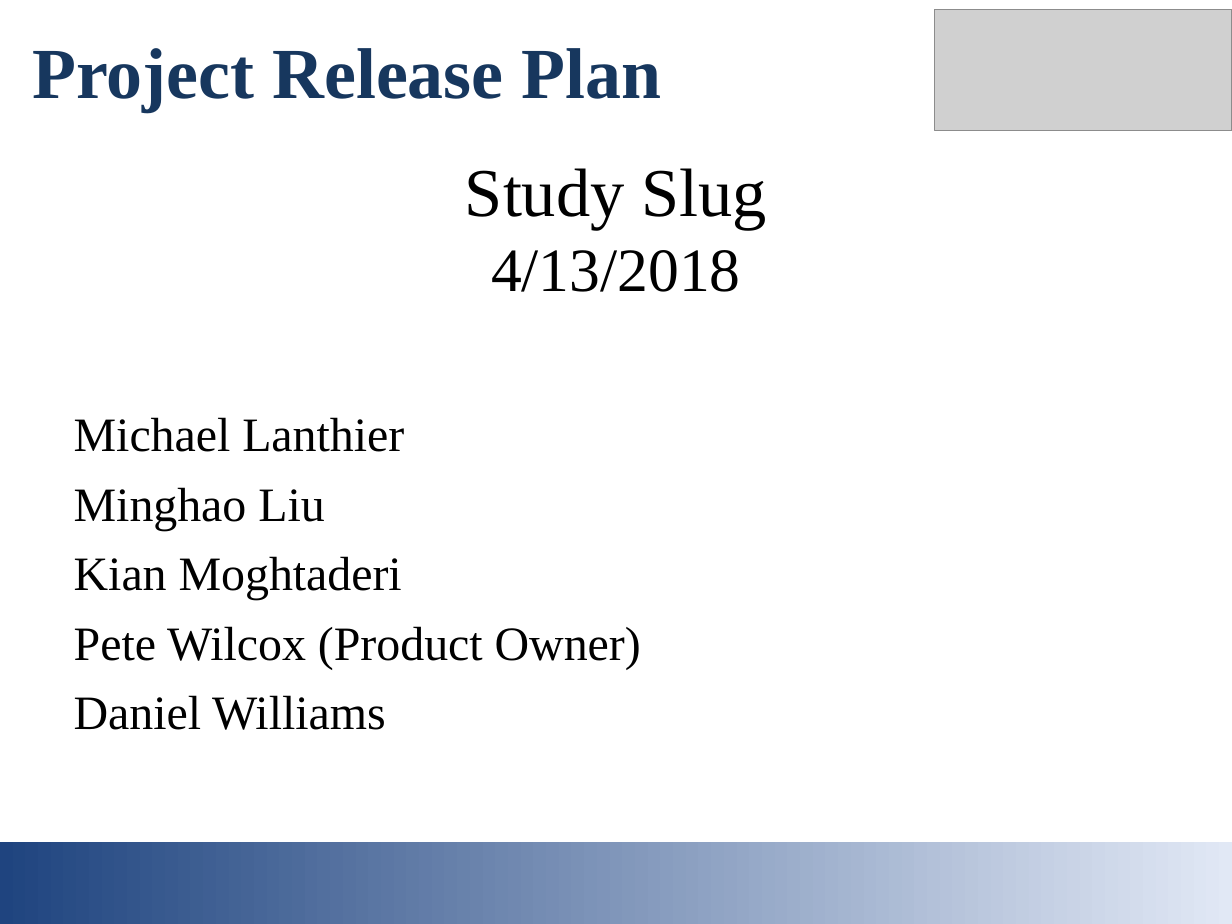
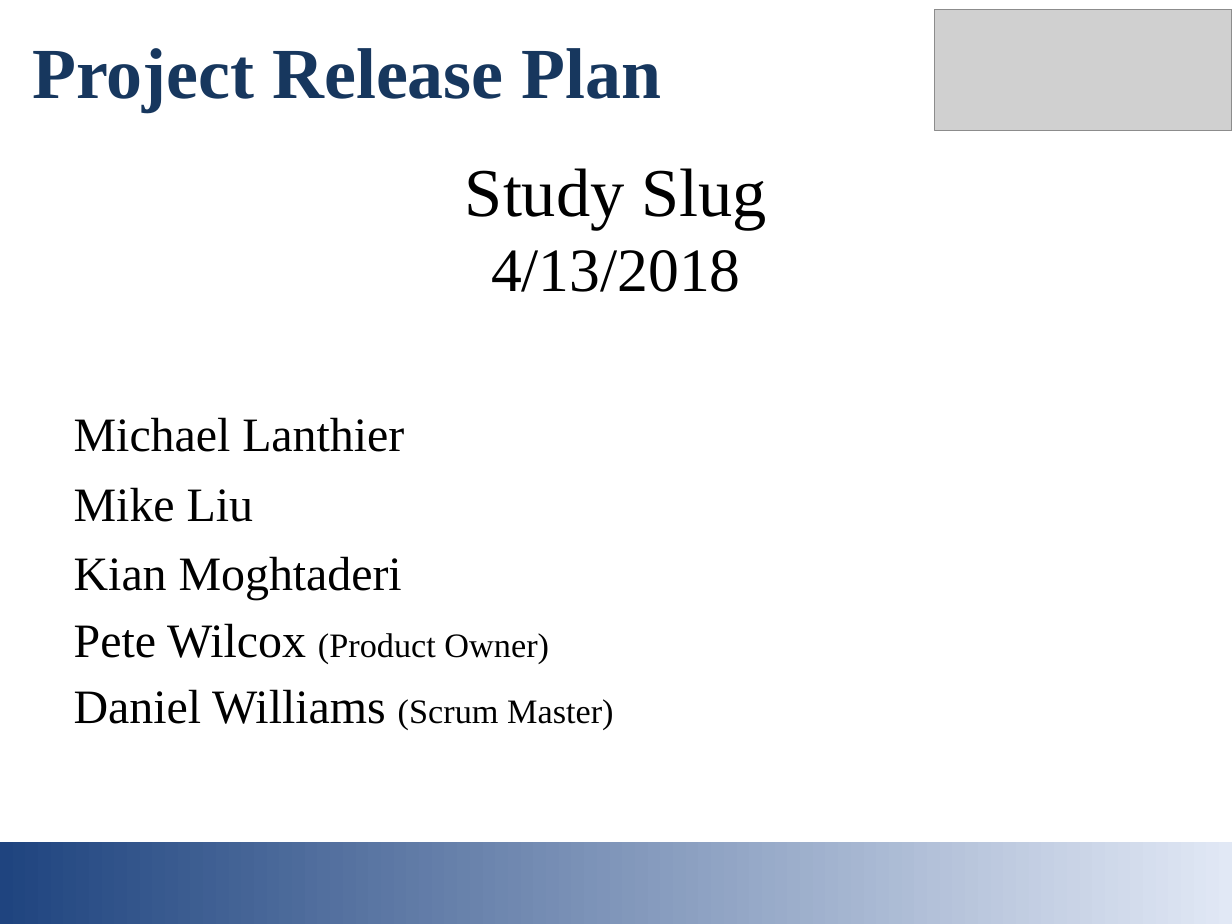
Before and after one commit to mmaall/StudySlug, a slide deck: slide 1 of documentation/studyslug_intro_slides.ppt. Drawn at 1232x924 pixels with LibreOffice and Linux fonts; fonts in the diff are those of the drawing; grey boxes stand for pictures. Boxes give left, top, right and bottom in pixels: in the first picture for what was removed or moved away, otherwise in the second. Text is boxed around its words. In the diff, an @@ line names an element or a change of style, - is before the commit and + after.

```diff
--- a/documentation/studyslug_intro_slides.ppt
+++ b/documentation/studyslug_intro_slides.ppt
@@ text at (74, 487, 253, 522): text changed @@
-Minghao Liu
+Mike Liu
@@ text at (74, 623, 549, 664): size 28 to 20 pt in "(Product Owner)"; less space between paragraphs @@
@@ text at (74, 689, 614, 730): text changed @@
-Daniel Williams
+Daniel Williams (Scrum Master)
```
Also in this commit, not shown: 2 other slides changed, 1 slide added, 2 other files.
